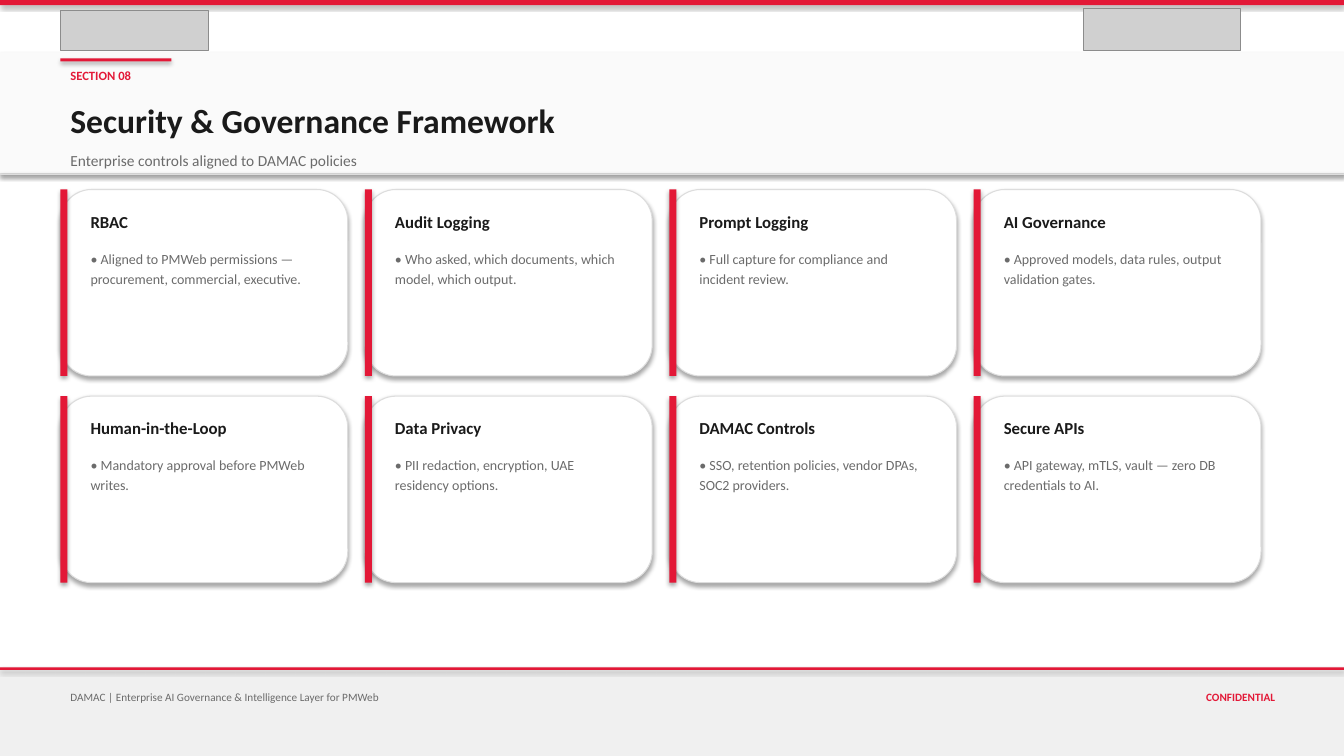
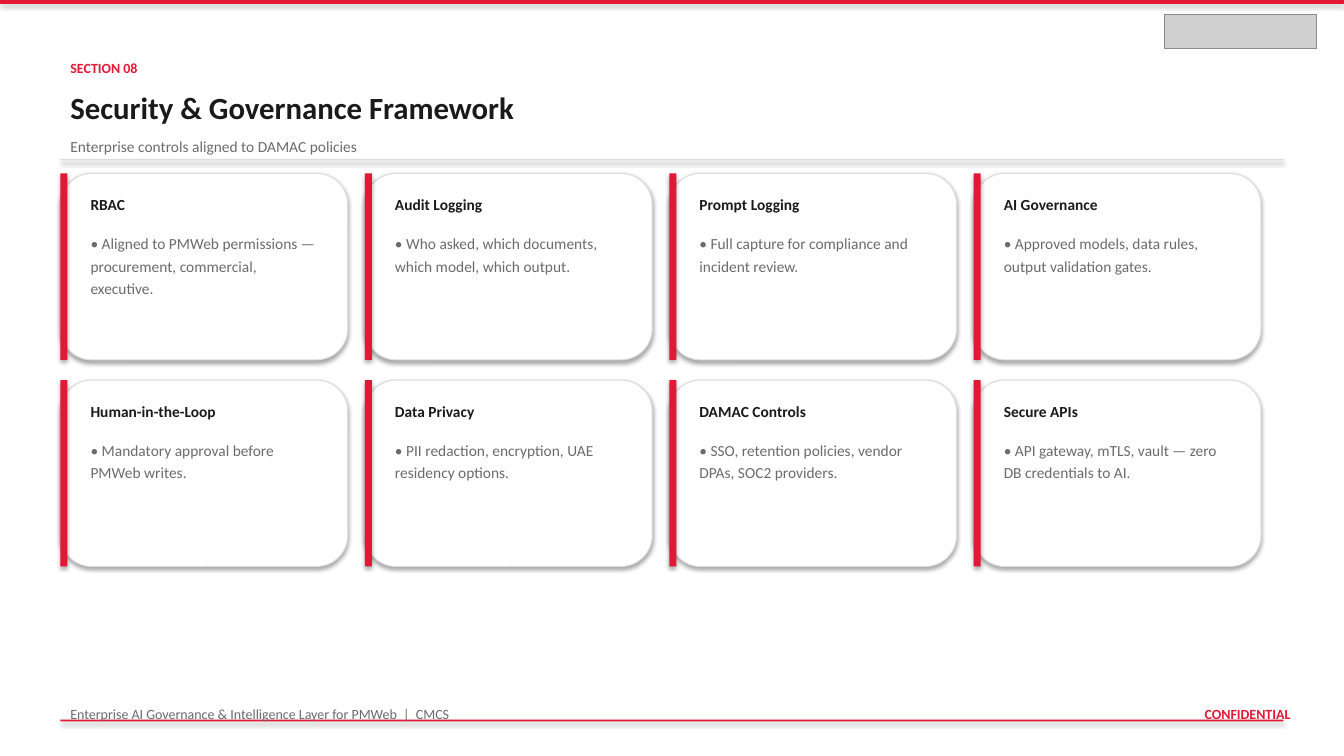
Before and after one commit to vishnushankar9024/procurehubibi, a slide deck: slide 30 of output/DAMAC_PMWeb_AI_Governance_Intelligence_Layer.pptx. Drawn at 1344x756 pixels with LibreOffice and Linux fonts; fonts in the diff are those of the drawing; grey boxes stand for pictures. Boxes give left, top, right and bottom in pixels: in the first picture for what was removed or moved away, otherwise in the second. Text is boxed around its words. In the diff, an @@ line names an element or a change of style, - is before the commit and + after.

```diff
--- a/output/DAMAC_PMWeb_AI_Governance_Intelligence_Layer.pptx
+++ b/output/DAMAC_PMWeb_AI_Governance_Intelligence_Layer.pptx
@@ picture removed at (60, 10, 209, 50) @@
@@ picture removed at (1084, 8, 1241, 50) @@
@@ picture added at (1165, 14, 1317, 48) @@
@@ rectangle removed at (0, 52, 1344, 173) @@
@@ text "SECTION 08": place and size @@
-text "SECTION 08" at (70, 71, 131, 80)
+text "SECTION 08" at (70, 63, 137, 73)
@@ text "SECTION 08" at (70, 63, 137, 73): size 9 to 10 pt @@
@@ rectangle removed at (60, 58, 171, 62) @@
@@ text "Security & Governance Framework": place and size @@
-text "Security & Governance Framework" at (70, 109, 555, 139)
+text "Security & Governance Framework" at (70, 97, 514, 124)
@@ text "Security & Governance Framework" at (70, 97, 514, 124): size 24 to 22 pt @@
@@ rectangle: place and size @@
-rectangle at (0, 173, 1344, 174)
+rectangle at (60, 159, 1284, 160)
@@ rounded rectangle: place and size @@
-rounded rectangle at (974, 396, 1261, 583)
+rounded rectangle at (60, 173, 348, 360)
@@ rectangle: place and size @@
-rectangle at (974, 396, 981, 583)
+rectangle at (60, 173, 68, 360)
@@ rounded rectangle: place and size @@
-rounded rectangle at (974, 190, 1261, 376)
+rounded rectangle at (60, 380, 348, 567)
@@ rectangle: place and size @@
-rectangle at (974, 190, 981, 376)
+rectangle at (60, 380, 68, 567)
@@ 6 rounded rectangles, 6 rectangles: place and size @@
-6 rounded rectangles, 6 rectangles at (60, 190, 957, 583)
+6 rounded rectangles, 6 rectangles at (365, 173, 1261, 567)
@@ size 12 to 11 pt in 8 elements at (91, 200, 126, 210), (395, 199, 482, 213), (699, 199, 800, 213), (1004, 200, 1098, 210), (91, 406, 216, 420), (395, 406, 474, 420), (699, 406, 805, 417), (1004, 407, 1078, 417) @@
@@ 17 texts: place and size @@
-17 texts at (70, 155, 1222, 492)
+17 texts at (70, 141, 1217, 481)
@@ size 10 to 11 pt in 8 elements at (91, 238, 298, 294), (395, 238, 597, 275), (699, 238, 908, 272), (1004, 238, 1199, 275), (91, 445, 274, 478), (395, 445, 593, 481), (699, 445, 902, 481), (1004, 445, 1217, 478) @@
@@ rectangle removed at (0, 667, 1344, 756) @@
@@ text at (70, 709, 449, 722): text changed; size 8 to 10 pt @@
-DAMAC | Enterprise AI Governance & Intelligence Layer for PMWeb
+Enterprise AI Governance & Intelligence Layer for PMWeb | CMCS
@@ text "CONFIDENTIAL": place and size @@
-text "CONFIDENTIAL" at (1206, 693, 1275, 701)
+text "CONFIDENTIAL" at (1205, 710, 1291, 722)
@@ text "CONFIDENTIAL" at (1205, 710, 1291, 722): size 8 to 10 pt @@
@@ rectangle: place and size @@
-rectangle at (0, 667, 1344, 670)
+rectangle at (60, 720, 1284, 722)
```
Also in this commit, not shown: 35 other slides changed, 3 other files.
